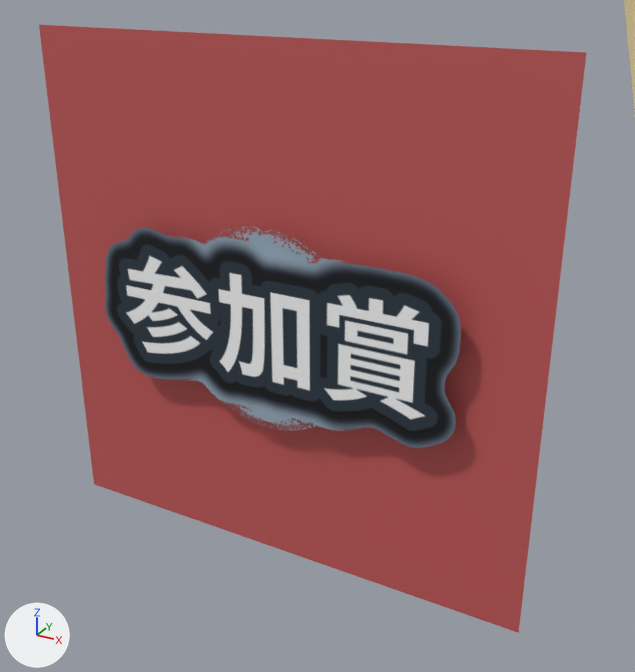
A saved change to the glTF model public/presets/omikuji/omikuji_cookie_3d.glb.
Rendered twice from a 50 mm camera at (0.00074, -0.78116, 0.1206) aimed at (0.00007, -0.77995, 0.11999). Arrows for +X, +Y and +Z are at lower left; the lights stay in place. The first picture is the older version. Where no turn or scale is listed for an object, it has been applied to the vertices. Vertices at exactly the same position are counted once.

Names of what the first picture shows: 'badge_参加賞', 'omikuji_box'.
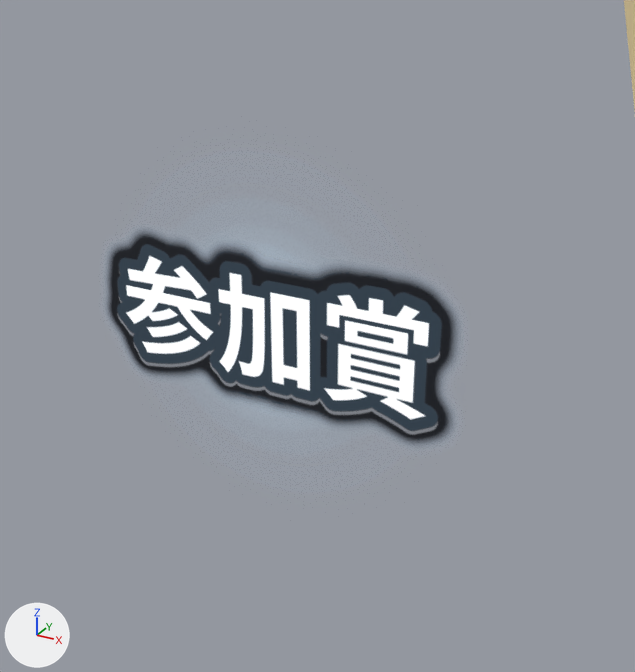
Location of each change, [x1, y1, x2, y2] in pixels of the pictures (635 x 672 px):
'badge_参加賞', surface changed, reshaped (lighter)
    before: [39, 25, 586, 633]
    after: [107, 231, 458, 445]
part 1 of me_plane_006, deleted (red)
    before: [39, 25, 586, 633]

The change, as a list of edits to the scene's bpy script:
```text
Change mat_badge_参加賞_front:
    remove # nodes: BsdfPrincipled, Math x2, OutputMaterial, TexImage
    nodes: BsdfPrincipled, OutputMaterial, TexImage x2
Change me_plane_006:
    used by ob_badge_参加賞; location = (0.0, -0.78, 0.12)
    verts and faces of me_plane_006; kept vertices keep their numbers, new ones are numbered from 8
    before: 4 (-0.000475, 0.000035, -0.000475) at pixel (94, 484), 5 (0.000475, 0.000035, -0.000475) at pixel (518, 632), 6 (-0.000475, 0.000035, 0.000475) at pixel (38, 24), 7 (0.000475, 0.000035, 0.000475) at pixel (586, 52)
    remove me_plane_006.from_pydata(...)  # 8 vertices, 12 faces; spans x -0.000475..0.000475, y 0.0..0.000035, z -0.000475..0.000475
    add me_plane_006.from_pydata(...)  # 8 vertices, 10 faces; spans x -0.000475..0.000475, y 0.0..0.000035, z -0.000475..0.000475
    me_plane_006 part 1
    add delete_faces([(4, 6, 7), (4, 7, 5)])
    remove me_plane_006.materials.append(mat_badge_参加賞_rim)  # red #c45959
```
